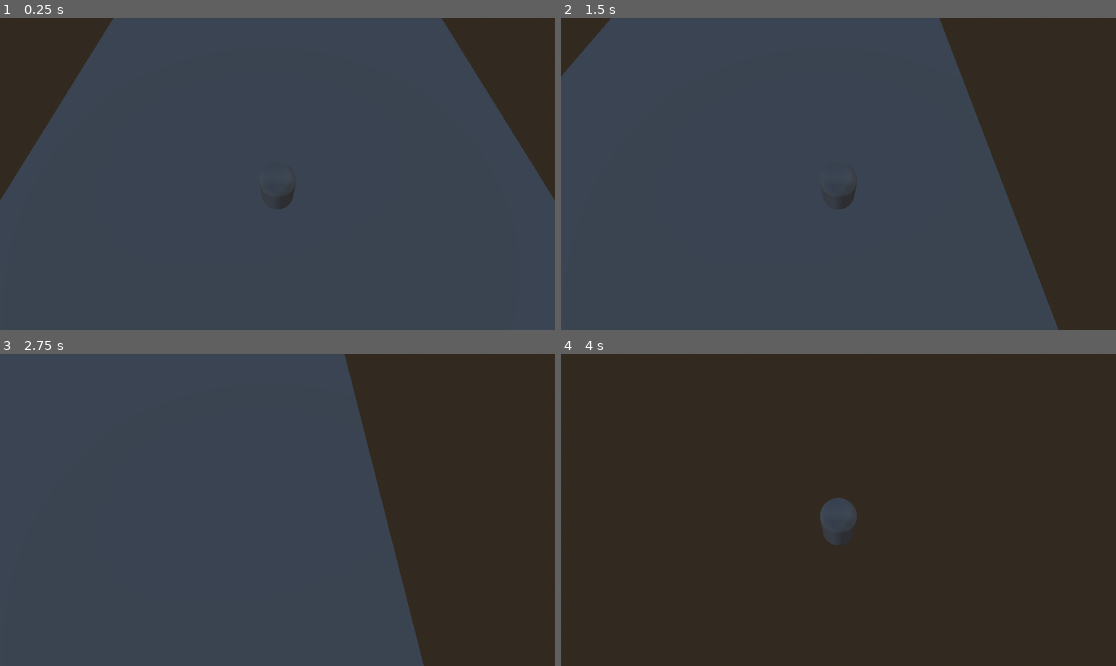
Above: before the commit, frames 1-4 (two rows, left to right).
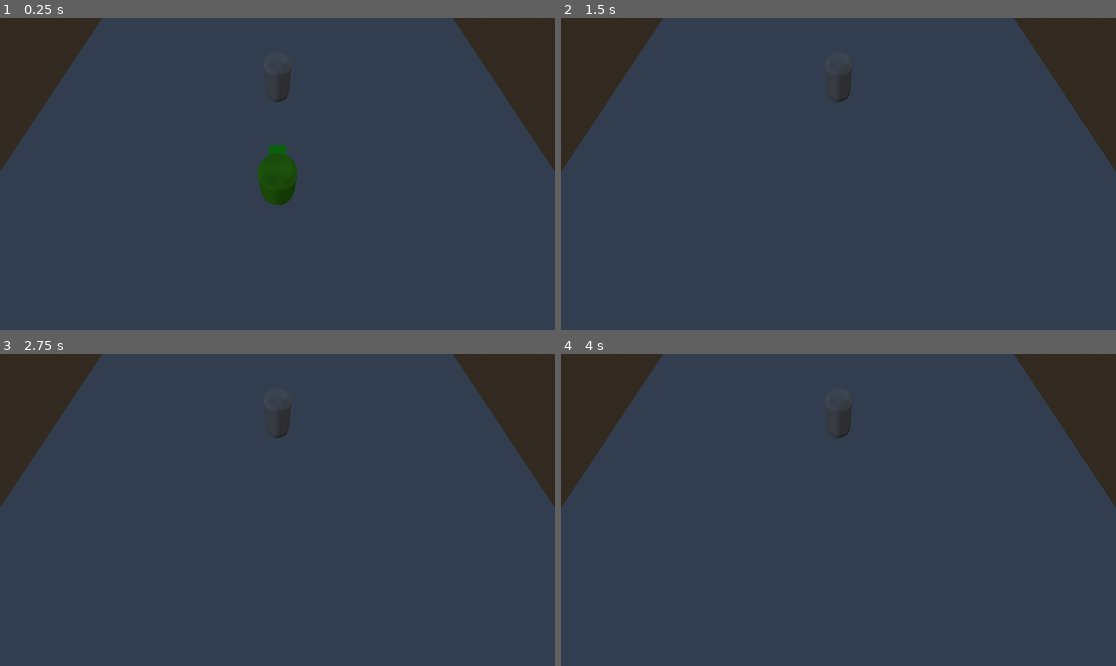
Above: after the commit, the same moments.

Repository: FisacreMedia/BalanceBreaker
Game: Godot game, scene res://node_3d.tscn
The game is run twice, just before and just after one commit, with the same random seed, the same clock (stepped at 60 frames per second) and the same inputs.
Inputs:
- Up to frame 1 (0.25 s): no input
- Up to frame 2 (1.5 s): tap Enter at 0.5 s; hold Right (ui_right) 0.53-1.28 s; hold Down (ui_down) from 1.28 s (still down)
- Up to frame 3 (2.75 s): release Down (ui_down) at 2.03 s; hold Right (ui_right) from 2.03 s (still down)
- Up to frame 4 (4 s): release Right (ui_right) at 2.78 s; hold Up (ui_up) 2.78-3.53 s; tap Space at 3.5 s; hold Left (ui_left) from 3.53 s (still down)

The runs differ from the first frame. In frame 1, 4.1% of the frame differs, in the area x 0-100%, y 0-62%; in frame 2, 21%; in frame 3, 31%; in frame 4, 90%, in the area x 0-100%, y 0-100%.

Commit message:
Changes to be committed: 	modified:   Scripts/player.gd 	modified:   node_3d.tscn  Untracked files: 	Scripts/NPC.gd 	Scripts/NPC.gd.uid 	Scripts/character_model.gd 	Scripts/character_model.gd.uid 	Scripts/follow_camera.gd 	Scripts/follow_camera.gd.uid

Diff:
--- a/Scripts/player.gd
+++ b/Scripts/player.gd
@@ -1,17 +1,18 @@
 extends CharacterBody3D
 
-
 @export var SPEED = 5.0
-@export var JUMP_VELOCITY = 4.5
+@export var ROTATION_SPEED = 0.5
 @export var input_left : String = "ui_left"
 @export var input_right : String = "ui_right"
 @export var input_forward : String = "ui_up"
 @export var input_backward : String = "ui_down"
 
+
 func _physics_process(delta: float) -> void:
 	# Add the gravity.
 	if not is_on_floor():
 		velocity += get_gravity() * delta
+
 
 	# Get the input direction and handle the movement/deceleration.
 	# As good practice, you should replace UI actions with custom gameplay actions.
@@ -24,4 +25,5 @@
 		velocity.x = move_toward(velocity.x, 0, SPEED)
 		velocity.z = move_toward(velocity.z, 0, SPEED)
 
+
 	move_and_slide()
--- a/node_3d.tscn
+++ b/node_3d.tscn
@@ -1,15 +1,30 @@
 [gd_scene format=3 uid="uid://bvcacudb5uthw"]
 
 [ext_resource type="Script" uid="uid://cw22wtb1gwuon" path="res://Scripts/player.gd" id="1_a202f"]
+[ext_resource type="Script" uid="uid://c02ou3l7evlkh" path="res://Scripts/character_model.gd" id="2_a0tk4"]
+[ext_resource type="Script" uid="uid://j0pgt6ld1m1p" path="res://Scripts/follow_camera.gd" id="2_noarx"]
+[ext_resource type="Script" uid="uid://41phk3o70rc3" path="res://Scripts/NPC.gd" id="4_r3fl7"]
 
 [sub_resource type="CapsuleMesh" id="CapsuleMesh_noarx"]
+
+[sub_resource type="StandardMaterial3D" id="StandardMaterial3D_a0tk4"]
+vertex_color_is_srgb = true
+albedo_color = Color(0.28100783, 0.66782343, 3.85046e-07, 1)
+
+[sub_resource type="BoxMesh" id="BoxMesh_a202f"]
+
+[sub_resource type="StandardMaterial3D" id="StandardMaterial3D_r3fl7"]
+albedo_color = Color(0.09793971, 0.80591464, 1.1551381e-06, 1)
 
 [sub_resource type="CapsuleShape3D" id="CapsuleShape3D_a0tk4"]
 
 [sub_resource type="BoxMesh" id="BoxMesh_r3fl7"]
 
+[sub_resource type="StandardMaterial3D" id="StandardMaterial3D_jka67"]
+albedo_color = Color(0.5058824, 0.53333336, 0.5647059, 1)
+
 [sub_resource type="BoxShape3D" id="BoxShape3D_jka67"]
-size = Vector3(12.926697, 1, 14.835205)
+size = Vector3(19.894882, 1, 28.445404)
 
 [sub_resource type="ProceduralSkyMaterial" id="ProceduralSkyMaterial_a202f"]
 
@@ -19,24 +34,34 @@
 [sub_resource type="Environment" id="Environment_noarx"]
 background_mode = 2
 sky = SubResource("Sky_a202f")
+ambient_light_energy = 5.95
+
+[sub_resource type="CapsuleMesh" id="CapsuleMesh_a0tk4"]
+
+[sub_resource type="CapsuleShape3D" id="CapsuleShape3D_r3fl7"]
 
 [node name="Node3D" type="Node3D" unique_id=892485513]
 
-[node name="CharacterBody3D" type="CharacterBody3D" parent="." unique_id=1764945684]
+[node name="Player" type="CharacterBody3D" parent="." unique_id=1764945684]
 script = ExtResource("1_a202f")
+SPEED = 20.0
 input_left = "Left"
 input_right = "Right"
 input_forward = "Forward"
 input_backward = "Backward"
 
-[node name="MeshInstance3D" type="MeshInstance3D" parent="CharacterBody3D" unique_id=501071968]
+[node name="CharacterModel" type="MeshInstance3D" parent="Player" unique_id=501071968]
 mesh = SubResource("CapsuleMesh_noarx")
+surface_material_override/0 = SubResource("StandardMaterial3D_a0tk4")
+script = ExtResource("2_a0tk4")
 
-[node name="CollisionShape3D" type="CollisionShape3D" parent="CharacterBody3D" unique_id=1912147242]
+[node name="HeadPlaceholder" type="MeshInstance3D" parent="Player/CharacterModel" unique_id=1466287464]
+transform = Transform3D(0.4306547, 0, 0, 0, 0.24705355, 0.014308054, 0, -0.008281944, 0.4268147, 0, 0.5559119, -0.5133646)
+mesh = SubResource("BoxMesh_a202f")
+surface_material_override/0 = SubResource("StandardMaterial3D_r3fl7")
+
+[node name="CollisionShape3D" type="CollisionShape3D" parent="Player" unique_id=1912147242]
 shape = SubResource("CapsuleShape3D_a0tk4")
-
-[node name="Camera3D" type="Camera3D" parent="CharacterBody3D" unique_id=790623025]
-transform = Transform3D(1, 0, 0, 0, 0.43581238, 0.9000375, 0, -0.9000375, 0.43581238, 0, 5.5256157, 2.2406082)
 
 [node name="StaticBody3D" type="StaticBody3D" parent="." unique_id=285858005]
 transform = Transform3D(1, 0, 0, 0, 1, 0, 0, 0, 1, 0, -1.061219, 0)
@@ -44,10 +69,27 @@
 [node name="MeshInstance3D" type="MeshInstance3D" parent="StaticBody3D" unique_id=1636117428]
 transform = Transform3D(19.48, 0, 0, 0, 0.395, 0, 0, 0, 28.6, 0, 0, 0)
 mesh = SubResource("BoxMesh_r3fl7")
+surface_material_override/0 = SubResource("StandardMaterial3D_jka67")
 
 [node name="CollisionShape3D" type="CollisionShape3D" parent="StaticBody3D" unique_id=1399679970]
-transform = Transform3D(1, 0, 0, 0, 1, 0, 0, 0, 1, -1.6929626, 0, -4.069458)
+transform = Transform3D(1, 0, 0, 0, 1, 0, 0, 0, 1, -0.15958405, 0, 0.21134949)
 shape = SubResource("BoxShape3D_jka67")
 
 [node name="WorldEnvironment" type="WorldEnvironment" parent="." unique_id=1237513160]
 environment = SubResource("Environment_noarx")
+
+[node name="Camera3D" type="Camera3D" parent="." unique_id=790623025]
+transform = Transform3D(1, 0, 0, 0, 0.43581238, 0.9000375, 0, -0.9000375, 0.43581238, 0, 5.5256157, 2.2406082)
+script = ExtResource("2_noarx")
+
+[node name="TestNPC" type="CharacterBody3D" parent="." unique_id=253055919]
+transform = Transform3D(1, 0, 0, 0, 1, 0, 0, 0, 1, 0, 0, -4.565133)
+script = ExtResource("4_r3fl7")
+
+[node name="RayCast3D" type="RayCast3D" parent="TestNPC" unique_id=2091032571]
+
+[node name="MeshInstance3D" type="MeshInstance3D" parent="TestNPC" unique_id=978452352]
+mesh = SubResource("CapsuleMesh_a0tk4")
+
+[node name="CollisionShape3D" type="CollisionShape3D" parent="TestNPC" unique_id=1372676811]
+shape = SubResource("CapsuleShape3D_r3fl7")
